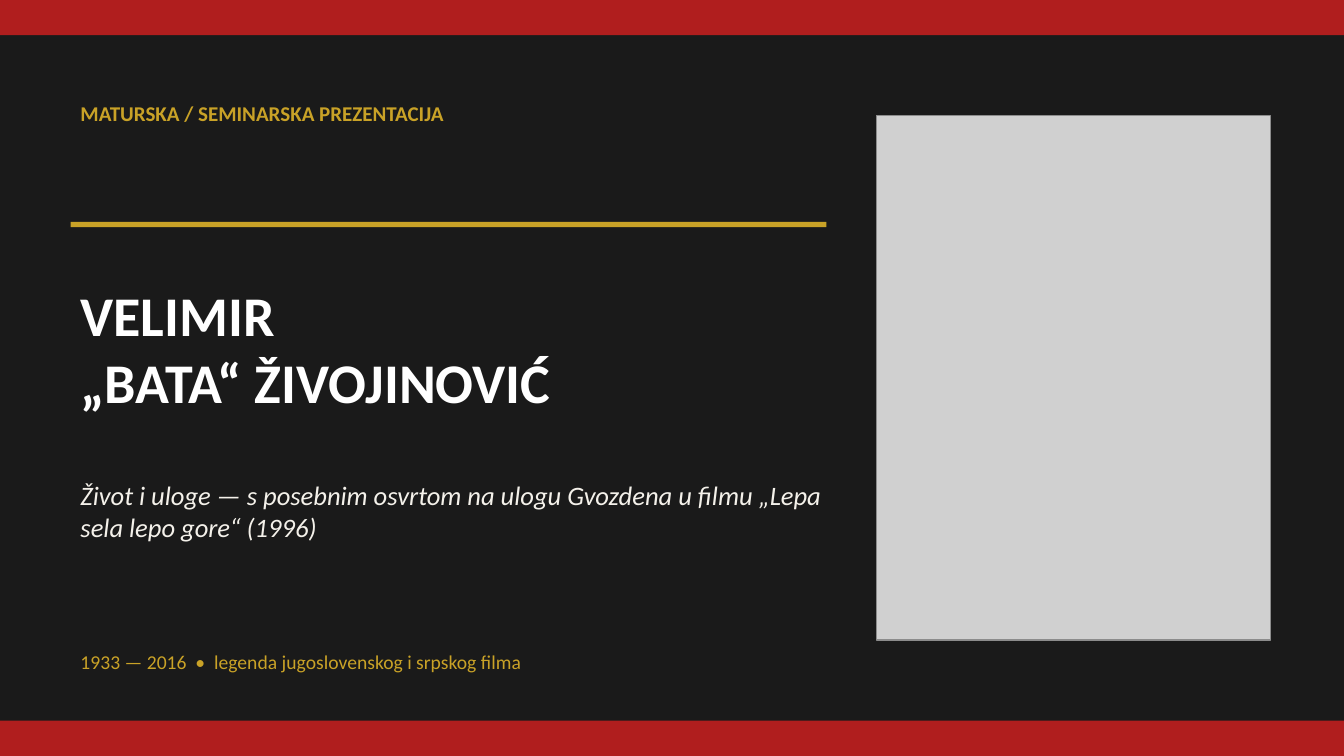
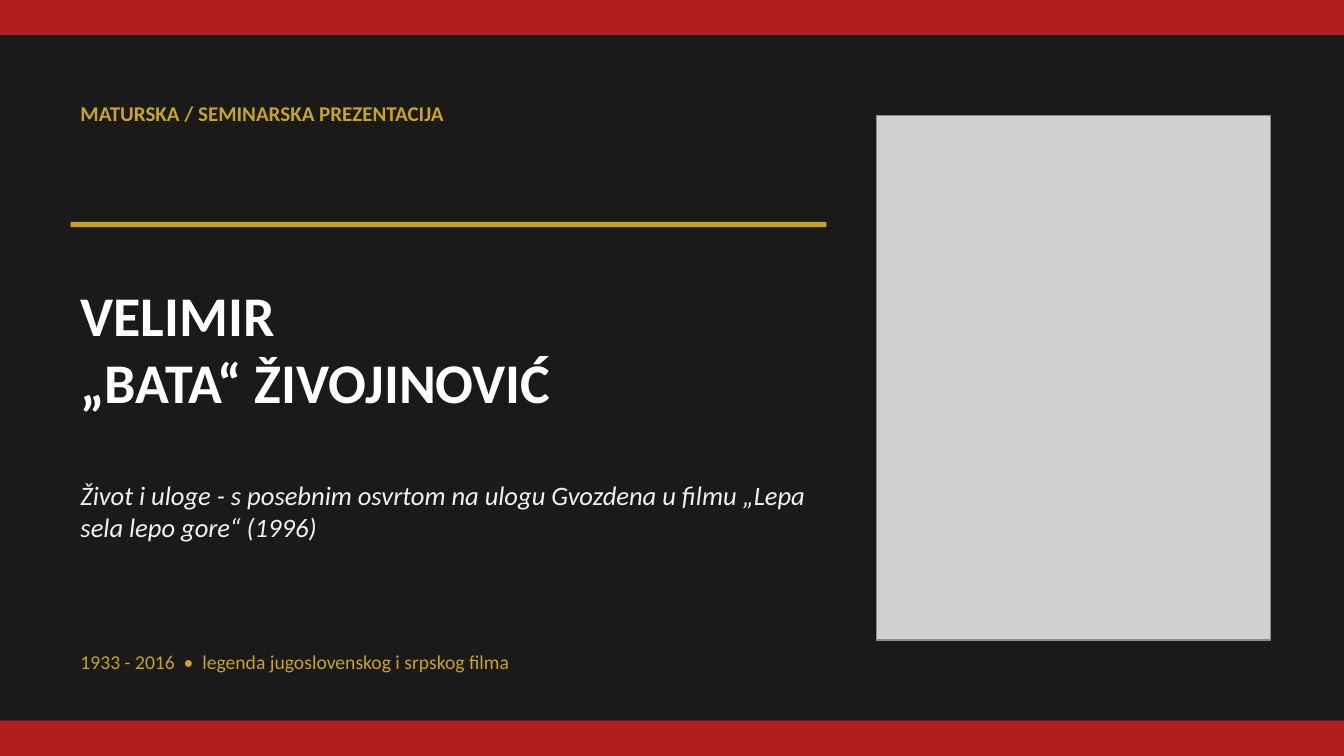
Before and after one commit to voker044/sumski_kutak, a slide deck: slide 1 of Bata_Zivojinovic_prezentacija.pptx. Drawn at 1344x756 pixels with LibreOffice and Linux fonts; fonts in the diff are those of the drawing; grey boxes stand for pictures. Boxes give left, top, right and bottom in pixels: in the first picture for what was removed or moved away, otherwise in the second. Text is boxed around its words. In the diff, an @@ line names an element or a change of style, - is before the commit and + after.

```diff
--- a/Bata_Zivojinovic_prezentacija.pptx
+++ b/Bata_Zivojinovic_prezentacija.pptx
@@ text at (80, 483, 805, 542): text changed @@
-Život i uloge — s posebnim osvrtom na ulogu Gvozdena u filmu „Lepa sela lepo gore“ (1996)
+Život i uloge - s posebnim osvrtom na ulogu Gvozdena u filmu „Lepa sela lepo gore“ (1996)
@@ text at (80, 655, 509, 673): text changed @@
-1933 — 2016 • legenda jugoslovenskog i srpskog filma
+1933 - 2016 • legenda jugoslovenskog i srpskog filma
```
Also in this commit, not shown: 8 other slides changed, 1 other file.
